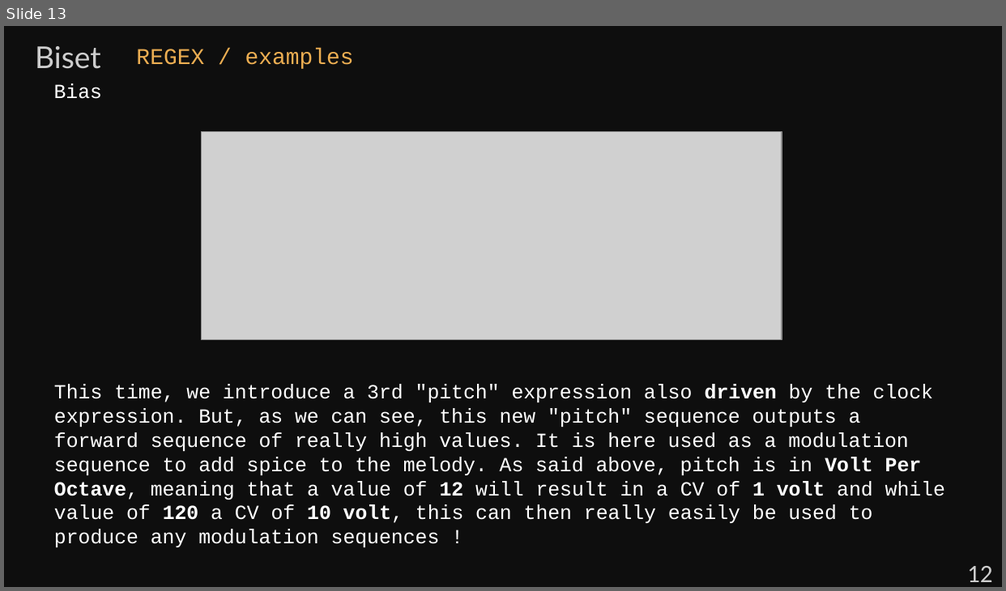
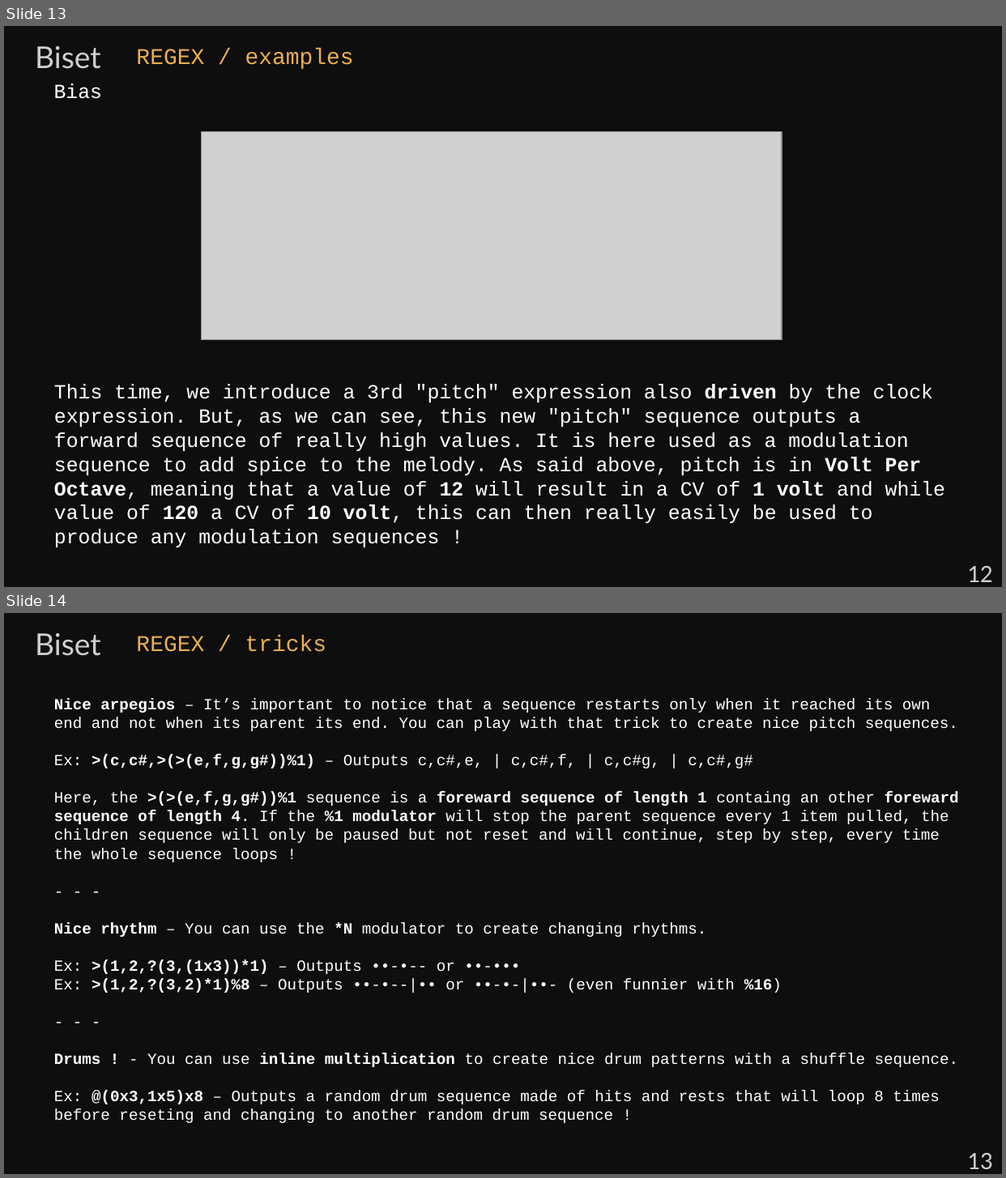
Before and after one commit to gibbonjoyeux/VCV-Biset, a slide deck: doc/Manual-Regex.odp. Shown one above the other, each under a label of ours: slide 13 before the commit, slides 13 and 14 after it. The pictures are 1006x591 and 1006x1178 pixels, drawn with LibreOffice and Linux fonts; fonts in the diff are those of the drawing; grey boxes stand for pictures. Boxes give left, top, right and bottom in pixels: in the first picture for what was removed or moved away, otherwise in the second. Text is boxed around its words. In the diff, an @@ line names an element or a change of style, - is before the commit and + after.

```diff
--- a/doc/Manual-Regex.odp
+++ b/doc/Manual-Regex.odp
@@ slide 14 added at [4, 613, 1002, 1174], background #0E0E0E @@
@@ title added at [35, 633, 101, 656], 24 pt, text #CECECE @@
+Biset
@@ text added at [136, 636, 327, 652], 18 pt, text #ECAE52 @@
+REGEX / tricks
@@ text added at [54, 699, 959, 1105], 12.4 pt, text #FFFFFF @@
+Nice arpegios – It’s important to notice that a sequence restarts only when it reached its own end and not when its parent its end. You can play with that trick to create nice pitch sequences.
+Ex: >(c,c#,>(>(e,f,g,g#))%1) – Outputs c,c#,e, | c,c#,f, | c,c#g, | c,c#,g#
+Here, the >(>(e,f,g,g#))%1 sequence is a foreward sequence of length 1 containg an other foreward sequence of length 4. If the %1 modulator will stop the parent sequence every 1 item pulled, the children sequence will only be paused but not reset and will continue, step by step, every time the whole sequence loops !
+- - -
+Nice rhythm – You can use the *N modulator to create changing rhythms.
+Ex: >(1,2,?(3,(1x3))*1) – Outputs ••-•-- or ••-•••
+Ex: >(1,2,?(3,2)*1)%8 – Outputs ••-•--|•• or ••-•-|••- (even funnier with %16)
+- - -
+Drums ! - You can use inline multiplication to create nice drum patterns with a shuffle sequence.
+Ex: @(0x3,1x5)x8 – Outputs a random drum sequence made of hits and rests that will loop 8 times before reseting and changing to another random drum sequence !
@@ text added at [967, 1153, 992, 1169], 20 pt, text #CECECE @@
+13
```
Also in this commit, not shown: 3 slides changed, 9 other files.
